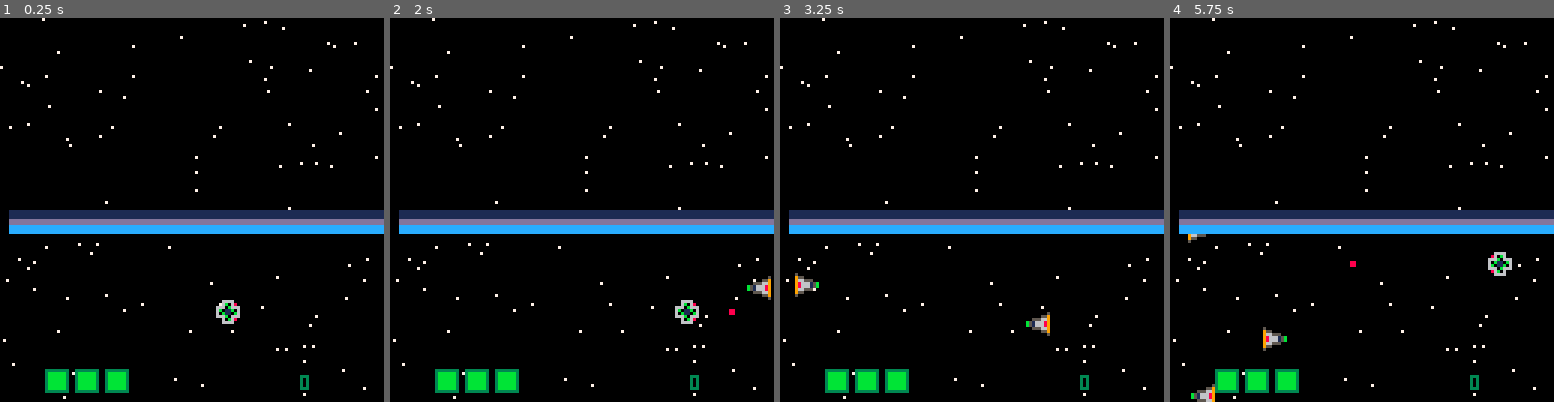
Above: before the commit, frames 1-4 (left to right).
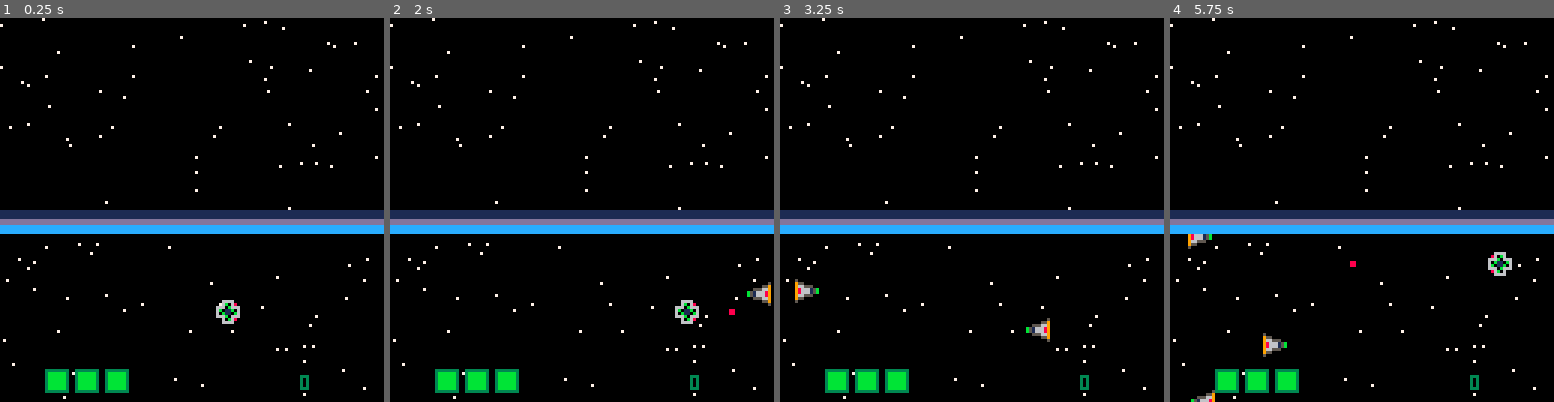
Above: after the commit, the same moments.

Repository: chand1012/picowars-spacestation
Game: PICO-8 cartridge nanowars.p8
Two runs of this game, one before a commit and one after it. Both use one fixed random seed, a clock stepped at 60 frames per second and the inputs below.
Inputs:
- Up to frame 1 (0.25 s): no input
- Up to frame 2 (2 s): tap X (X key) at 0.33, 1.07, 1.85 s; hold Right from 1.6 s (still down)
- Up to frame 3 (3.25 s): release Right at 2.1 s; hold Up 2.15-2.42 s; hold Right 2.47-3.03 s; tap X (X key) at 2.97 s; hold Left from 3.08 s (still down)
- Up to frame 4 (5.75 s): release Left at 3.58 s; hold Down 3.63-3.97 s; hold Right 4.02-4.68 s; tap X (X key) at 4.08, 5.2 s; hold Up 4.73-5.03 s; hold Left 5.08-5.68 s; hold Down from 5.73 s (still down)

The runs differ from the first frame. In frame 1, 0.2% of the frame differs, in the area x 0-3%, y 1-57%; in frame 2, 0.4%; in frame 3, 0.7%; in frame 4, 0.8%, in the area x 0-31%, y 1-100%.

Commit message:
working on shield random holes

Diff:
--- a/nanowars.p8
+++ b/nanowars.p8
@@ -39,6 +39,7 @@
 		lives=3,
 		bdx=5,
 		bdy=0,
+		kills=0
 	}
 	enemies={}
 	bullets={}
@@ -46,6 +47,7 @@
 	stars={}
 	booms={}
 	shield={}
+	sbreak=false
 	shoot_time=0
 	rnd_stars()
 	make_shield()
@@ -307,7 +309,7 @@
 		hbsx=8,
 		hbsy=8,
 		hp=1,
-		age=0 -- in frames
+		age=time()+10
 		}
 		add(enemies, enemy)
 end
@@ -315,7 +317,7 @@
 function generate_enemies(chance)
 	local side=rnd(1) -- if side is 1, spawn on right. else spawn on left
 	local rand=flr(rnd(50))
-	local randy=rnd(25)+65
+	local randy=rnd(25)+67
 	if rand==24 then
 		if side>=0.5 then
 			make_enemy(129,randy,3)
@@ -343,8 +345,9 @@
 			make_boom(enemy.x,enemy.y,1)
 			del(enemies,enemy)
 			score+=50
-		end
-		if enemy.age>=(10*30) then
+			ship.kills+=1
+		end
+		if enemy.age<=time() then
 			del(enemies,enemy)
 		end
 		foreach(bullets, function(bullet)
@@ -366,7 +369,7 @@
 
 function make_shield()
 	for i=1,32 do
-		local x=(i*4)-1
+		local x=(i*4)-4
 		local y=64
 		local s={x=x,y=y,hbx=0,hby=0,hbsx=8,hbsy=8,hole=false,t=0}
 		add(shield,s)
@@ -375,29 +378,30 @@
 
 function update_shield()
 	foreach(shield, function(s)
-		local rand=flr(rnd(100))
-		if shield.hole then
-			if shield.t<=time() then
-				shield.hole=false
+		if ship.kills>3 and sbreak==false then --get this to work
+			local rand=flr(rnd(25))
+			local orand=rand+6
+			for i=rand,orand do
+				del(shield,shield[i])
 			end
-		else
-			if rand==25 then
-				shield.hole=true
-				shield.t=time()+5
-			end
-		end
-		if collide(ship,s) and shield.hole==false then
+			sbreak=true
+		end
+		if collide(ship,s) then
 			ship.dy=0
 			ship.y=s.y+8
 		end
+		foreach(bullets, function(bullet)
+			if collide(bullet,s) then
+				del(bullets,bullet)
+			end
+		end)
 	end)
 end
 
 function draw_shield()
 	foreach(shield, function(s)
-		spr(24,s.x,s.y)
-		if shield.hole then
-			circfill(shield.x,shield.y,10,0)
+		if not shield.hole then
+			spr(24,s.x,s.y)
 		end
 	end)
 end
